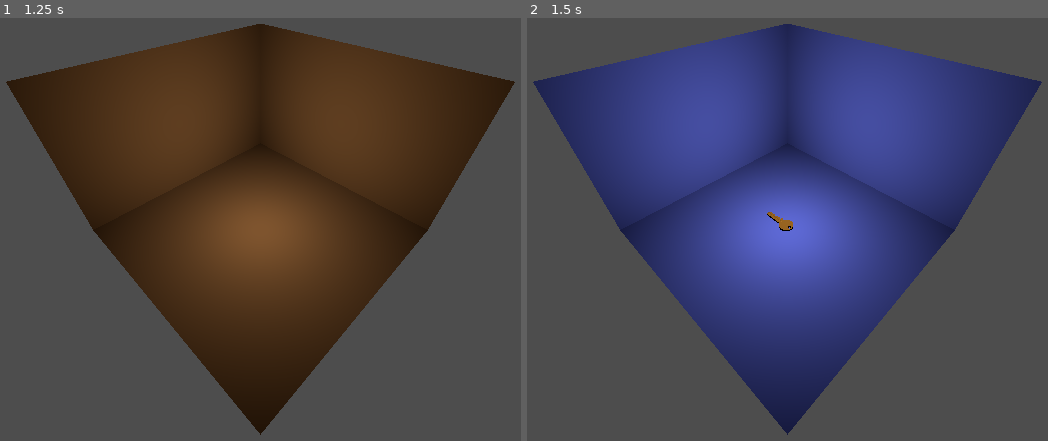
Above: before the commit, frames 1-2 (left to right).
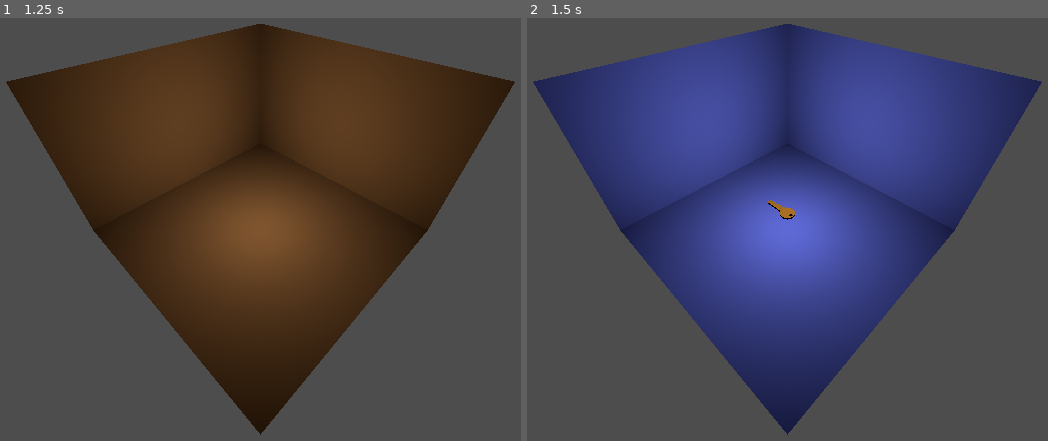
Above: after the commit, the same moments.

Repository: radiantstew0827/Gang29
Game: Godot game, scene res://main.tscn
The game is run twice, just before and just after one commit, with the same random seed, the same clock (stepped at 60 frames per second) and the same inputs.
Inputs (mouse positions are in pixels of both pictures, inside the frame that each line leads up to):
- Up to frame 1 (1.25 s): tap Enter at 0.5 s; move the mouse to (437, 199) at 0.52 s; click (437, 199) at 0.6 s
- Up to frame 2 (1.5 s): tap Space (time_switch) at 1.25 s; move the mouse to (625, 242) at 1.27 s; click (625, 242) at 1.35 s

Frame 1 is identical in both runs. In frame 2, 0.2% of the frame differs, in the area x 46-52%, y 43-51%.

Commit message:
Made draggable class

Diff:
--- /dev/null
+++ b/gang29/draggable.tscn
@@ -0,0 +1,6 @@
+[gd_scene load_steps=2 format=3 uid="uid://dy3nqomln1agp"]
+
+[ext_resource type="Script" path="res://scripts/draggable.gd" id="1_8e8o8"]
+
+[node name="Draggable" type="StaticBody3D"]
+script = ExtResource("1_8e8o8")
--- a/gang29/levels/level_1.tscn
+++ b/gang29/levels/level_1.tscn
@@ -1,8 +1,8 @@
 [gd_scene load_steps=10 format=3 uid="uid://tnkstllrqrim"]
 
 [ext_resource type="Script" path="res://scripts/level.gd" id="1_5sls7"]
-[ext_resource type="PackedScene" uid="uid://calcp30jhayjp" path="res://interactable.tscn" id="2_80dny"]
 [ext_resource type="ArrayMesh" uid="uid://dvydt7tjektm3" path="res://Assets/key.obj" id="2_k830e"]
+[ext_resource type="PackedScene" uid="uid://dy3nqomln1agp" path="res://draggable.tscn" id="2_u4uen"]
 
 [sub_resource type="StandardMaterial3D" id="StandardMaterial3D_n0oft"]
 albedo_color = Color(0.59, 0.385762, 0.1947, 1)
@@ -20,7 +20,7 @@
 albedo_color = Color(0.433886, 0.488662, 1, 1)
 
 [sub_resource type="BoxShape3D" id="BoxShape3D_nn2we"]
-size = Vector3(0.472, 0.052, 0.199)
+size = Vector3(4.72, 0.52, 1.99)
 
 [node name="Level1" type="Node3D" node_paths=PackedStringArray("camera_point", "present_room", "future_room")]
 script = ExtResource("1_5sls7")
@@ -55,19 +55,18 @@
 flip_faces = true
 size = Vector3(5, 3, 5)
 
-[node name="OmniLight3D" type="OmniLight3D" parent="Future"]
-
-[node name="Key" parent="Future" instance=ExtResource("2_80dny")]
-transform = Transform3D(1.5, 0, 0, 0, 1.5, 0, 0, 0, 1.5, 0.0365477, -1.30047, 0.0756359)
+[node name="Key" parent="Future" instance=ExtResource("2_u4uen")]
+transform = Transform3D(0.15, 0, 0, 0, 0.15, 0, 0, 0, 0.15, 0, -1.04157, 0)
 
 [node name="CollisionShape3D" type="CollisionShape3D" parent="Future/Key"]
-transform = Transform3D(1, 0, -1.74533e-05, 0, 1, 0, 1.74533e-05, 0, 1, -0.132568, 0.013855, 0.000546455)
+transform = Transform3D(1, 0, -1.74533e-05, 0, 1, 0, 1.74533e-05, 0, 1, -1.32323, 0, 0)
 shape = SubResource("BoxShape3D_nn2we")
 
 [node name="Mesh" type="MeshInstance3D" parent="Future/Key"]
-transform = Transform3D(0.1, 0, 0, 0, 0.1, 0, 0, 0, 0.1, 0, 0, 0)
 mesh = ExtResource("2_k830e")
 skeleton = NodePath("../../..")
+
+[node name="OmniLight3D" type="OmniLight3D" parent="Future"]
 
 [node name="Walls" type="StaticBody3D" parent="Future"]
 
--- a/gang29/scripts/drag_component.gd
+++ b/gang29/scripts/drag_component.gd
@@ -4,7 +4,7 @@
 
 @export var player_camera : Player
 @export var enabled : bool = true
-@export var dragged_object : Node3D
+@export var dragged_object : Draggable
 
 # Called when the node enters the scene tree for the first time.
 func _ready() -> void:
@@ -43,7 +43,7 @@
 	dragged_object = null
 
 
-func get_hover_mouse() -> Interactable:
+func get_hover_mouse() -> Draggable:
 	var origin_end := get_mouse_origin_end()
 
 	var space_state := player_camera.get_world_3d().direct_space_state
@@ -51,7 +51,7 @@
 	var result =  space_state.intersect_ray(query)
 
 	#FINALLY
-	if result.is_empty() or result["collider"] is not Interactable:
+	if result.is_empty() or result["collider"] is not Draggable:
 		return null
 	else:
 		return result["collider"]
@@ -62,7 +62,6 @@
 			drop_object()
 		else: # pick up object
 			dragged_object = get_hover_mouse()
-			print(dragged_object)
 
 
 func move_object() -> void:
--- /dev/null
+++ b/gang29/scripts/draggable.gd
@@ -0,0 +1,14 @@
+extends Interactable
+class_name Draggable
+
+@export var can_be_dragged := true
+
+
+# Called when the node enters the scene tree for the first time.
+func _ready() -> void:
+	pass # Replace with function body.
+
+
+# Called every frame. 'delta' is the elapsed time since the previous frame.
+func _process(delta: float) -> void:
+	pass
